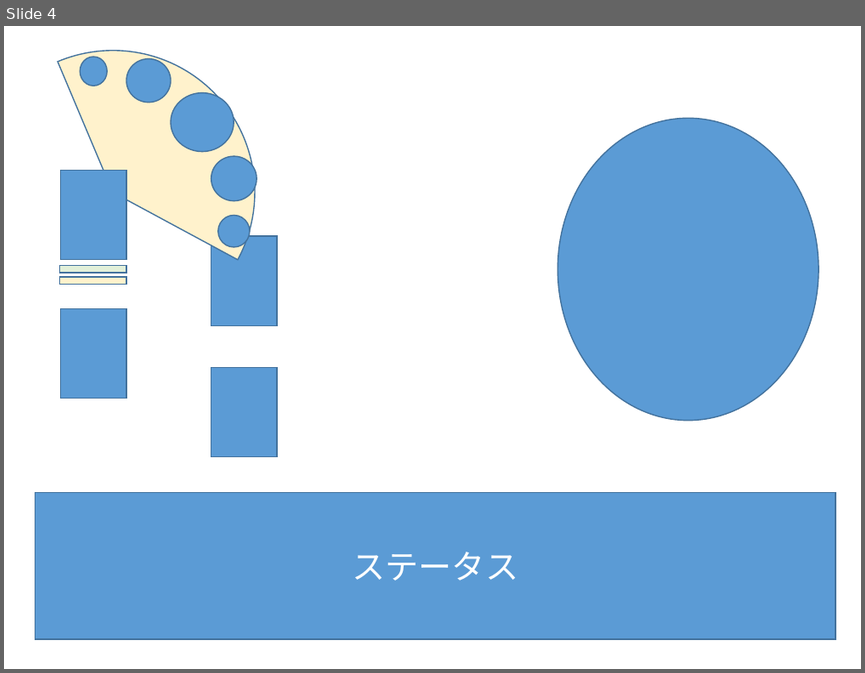
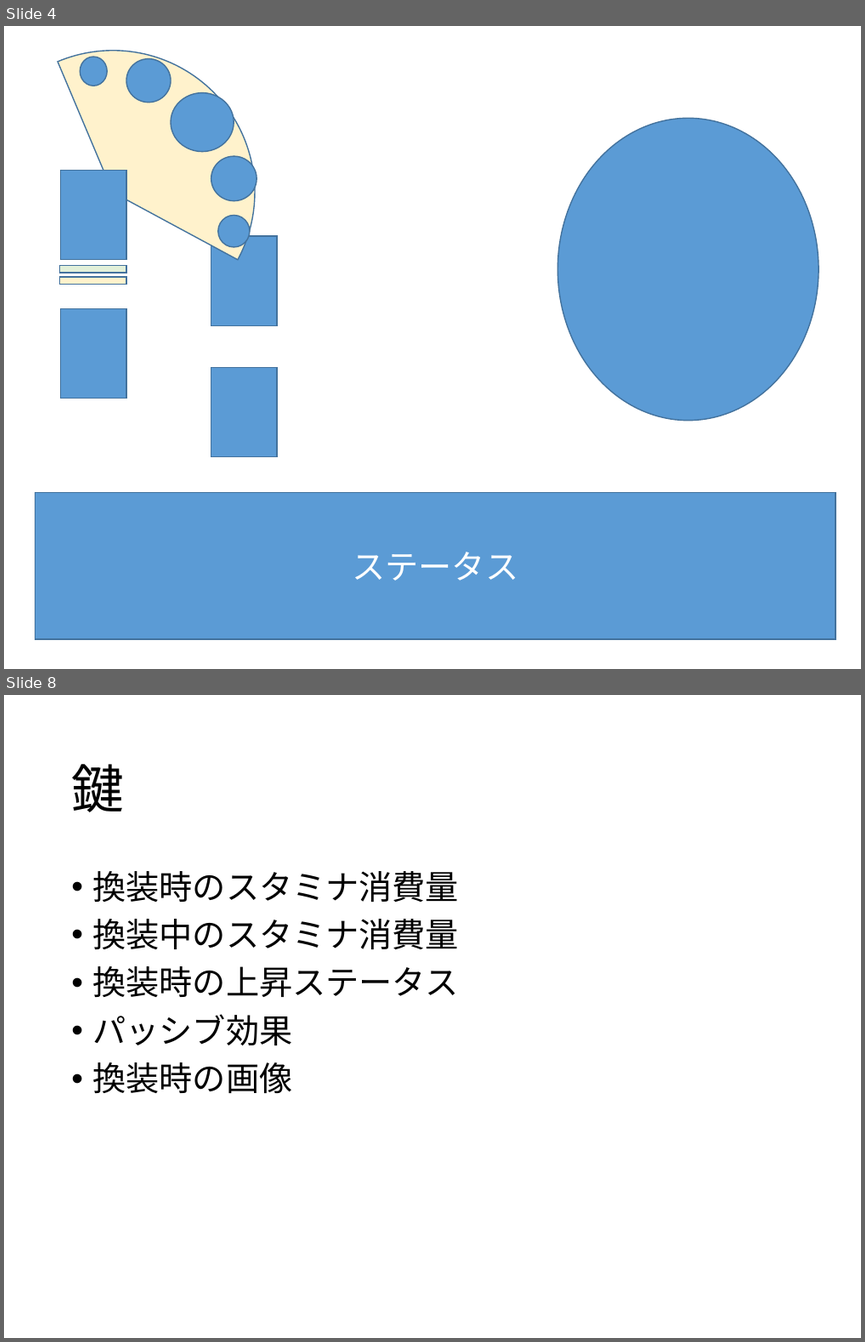
Before and after one commit to tTomonori/Himitsunotobira, a slide deck: ヒミツノトビラ.pptx. Shown one above the other, each under a label of ours: slide 4 before the commit, slides 4 and 8 after it; the slides between them are not shown. The pictures are 865x673 and 865x1342 pixels, drawn with LibreOffice and Linux fonts; fonts in the diff are those of the drawing. Boxes give left, top, right and bottom in pixels: in the first picture for what was removed or moved away, otherwise in the second. Text is boxed around its words. In the diff, an @@ line names an element or a change of style, - is before the commit and + after.

```diff
--- a/ヒミツノトビラ.pptx
+++ b/ヒミツノトビラ.pptx
@@ slide 8 added at (4, 695, 861, 1338), background #FFFFFF @@
@@ title added at (71, 764, 124, 812), 44 pt, text #000000 @@
+鍵
@@ text added at (93, 871, 460, 1094), 28 pt, text #000000 @@
+• 換装時のスタミナ消費量
+• 換装中のスタミナ消費量
+• 換装時の上昇ステータス
+• パッシブ効果
+• 換装時の画像
```
Also in this commit, not shown: 3 other slides added.
